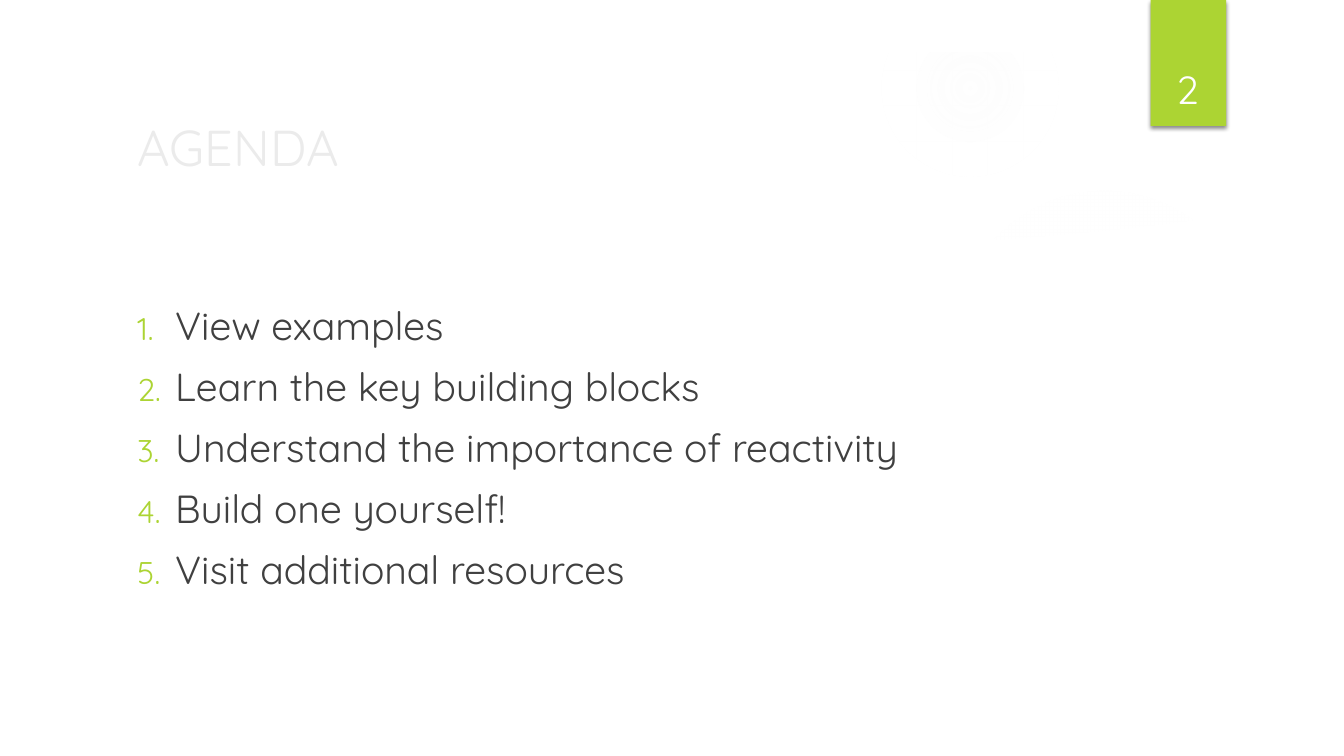
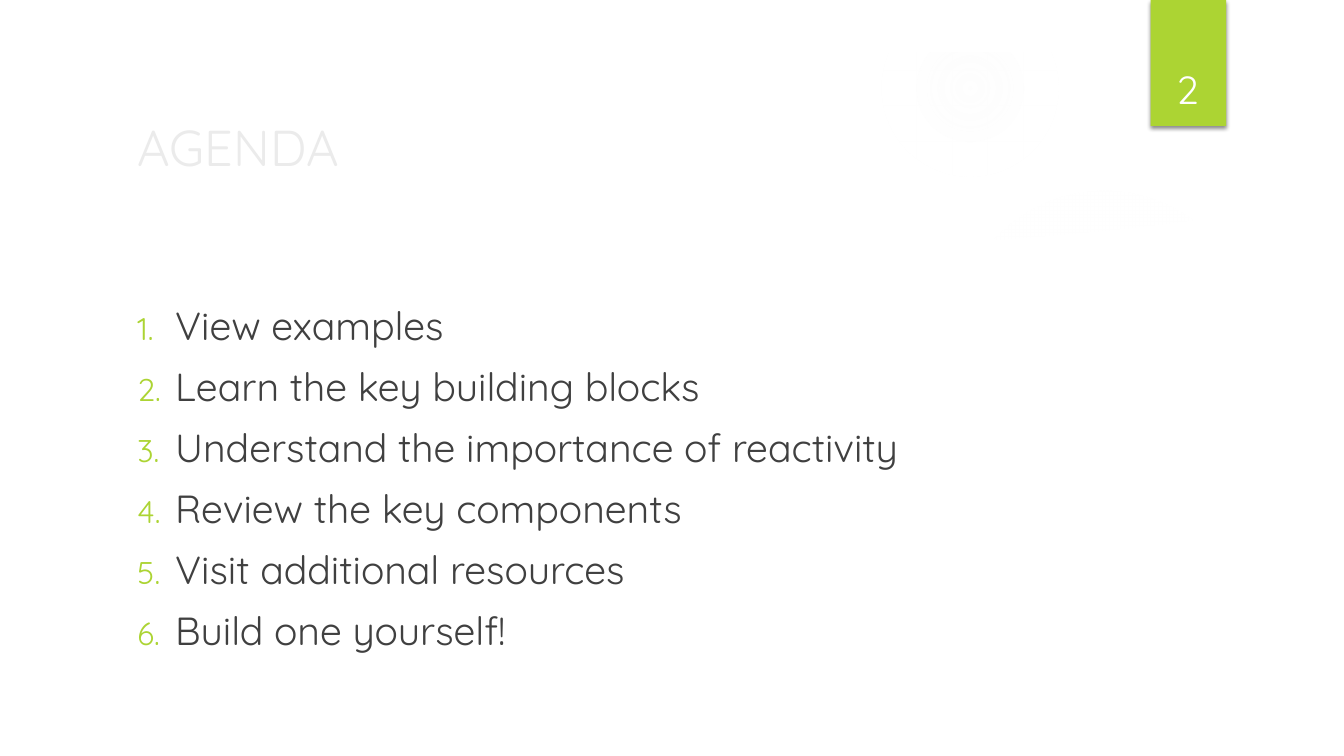
Before and after one commit to htownsen/R_Shiny_Talk_4-9-19, a slide deck: slide 2 of R_Shiny_Presentation_4_9_19.pptx. Drawn at 1344x756 pixels with LibreOffice and Linux fonts; fonts in the diff are those of the drawing; background and template pictures are left out. Boxes give left, top, right and bottom in pixels: in the first picture for what was removed or moved away, otherwise in the second. Text is boxed around its words. In the diff, an @@ line names an element or a change of style, - is before the commit and + after.

Commit message:
final version

```diff
--- a/R_Shiny_Presentation_4_9_19.pptx
+++ b/R_Shiny_Presentation_4_9_19.pptx
@@ text at [175, 494, 681, 585]: paragraphs added @@
+4. Review the key components
+5. Visit additional resources
```
Also in this commit, not shown: 1 slide added.
